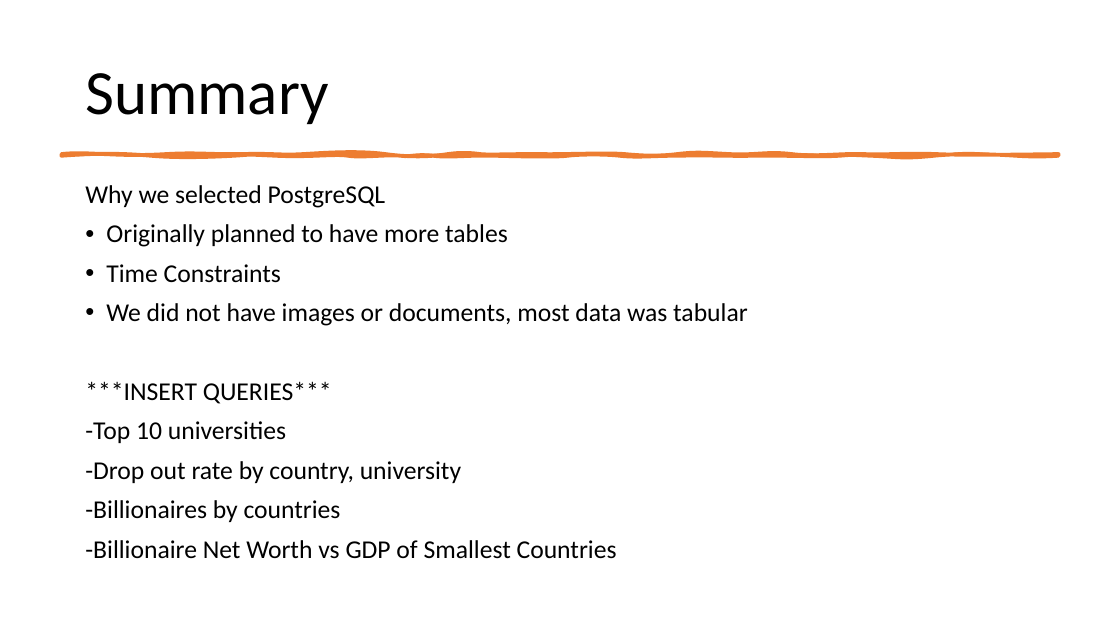
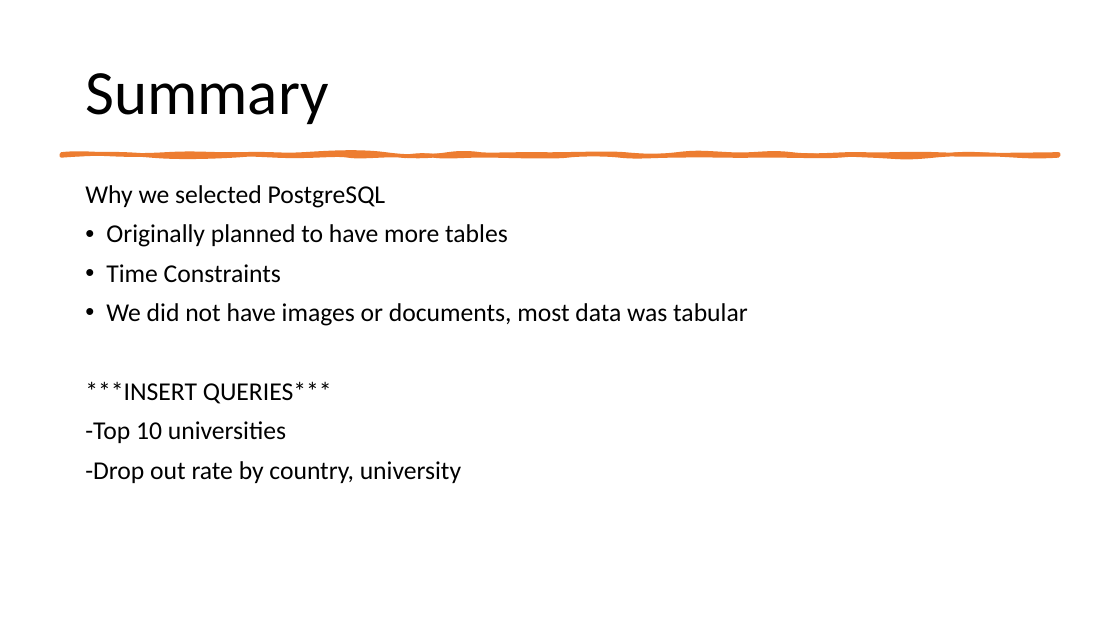
Before and after one commit to jenniecinelli/ETL-project, a slide deck: slide 7 of ETL-Project_Presentation_Final.pptx (slide 6 before the commit). Drawn at 1120x630 pixels with LibreOffice and Linux fonts; fonts in the diff are those of the drawing. Boxes give left, top, right and bottom in pixels: in the first picture for what was removed or moved away, otherwise in the second. Text is boxed around its words. In the diff, an @@ line names an element or a change of style, - is before the commit and + after.

Commit message:
updated powerpoint

```diff
--- a/ETL-Project_Presentation_Final.pptx
+++ b/ETL-Project_Presentation_Final.pptx
@@ text at (85,500,617,559): paragraphs removed @@
--Billionaires by countries
--Billionaire Net Worth vs GDP of Smallest Countries
```
Also in this commit, not shown: 1 slide added.
